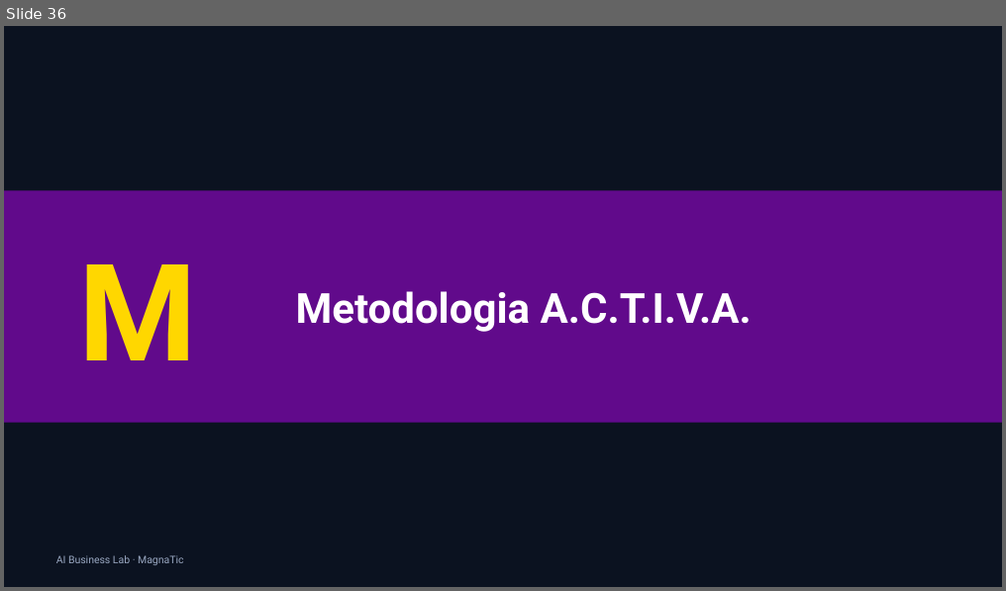
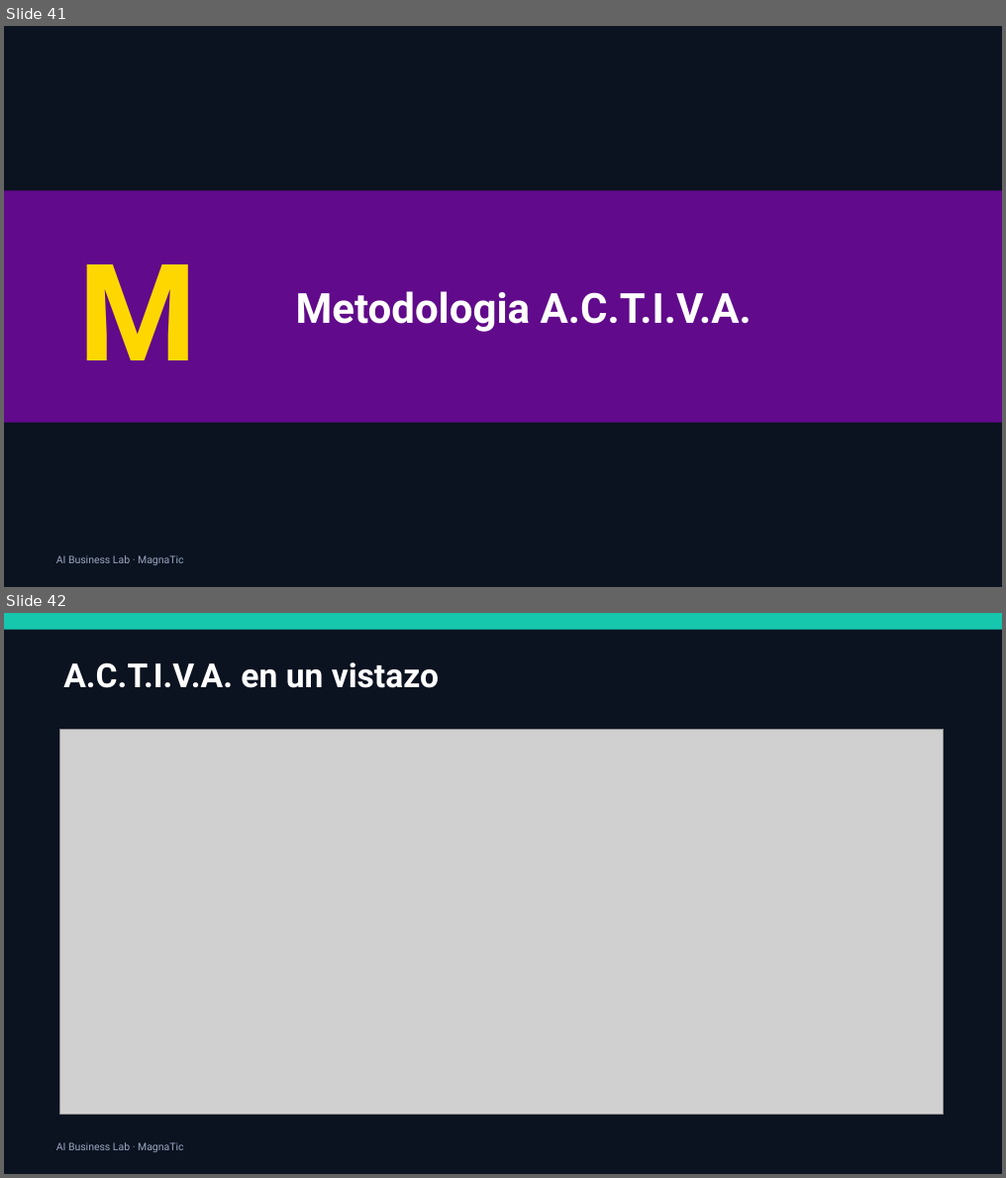
Before and after one commit to xander0408/CURSOS, a slide deck: AI-Business-Lab-Presentacion.pptx. Shown one above the other, each under a label of ours: slide 36 before the commit, slides 41 and 42 after it. The pictures are 1006x591 and 1006x1178 pixels, drawn with LibreOffice and Linux fonts; fonts in the diff are those of the drawing; grey boxes stand for pictures. Boxes give left, top, right and bottom in pixels: in the first picture for what was removed or moved away, otherwise in the second. Text is boxed around its words. In the diff, an @@ line names an element or a change of style, - is before the commit and + after.

```diff
--- a/AI-Business-Lab-Presentacion.pptx
+++ b/AI-Business-Lab-Presentacion.pptx
@@ slide 42 added at (4, 613, 1002, 1174), background #0B1220 @@
@@ rectangle added at (4, 613, 1002, 630), fill #16C6AD @@
@@ text added at (63, 663, 439, 688), 32 pt, text #FFFFFF, bold @@
+A.C.T.I.V.A. en un vistazo
@@ picture added at (60, 729, 944, 1115) @@
@@ text added at (56, 1143, 183, 1153), 10 pt, text #9AA8C2 @@
+AI Business Lab · MagnaTic
@@ what was slide 36 is now slide 41 @@
```
Also in this commit, not shown: 3 slides changed, 6 other slides added, 1 slide removed, 28 other files.
